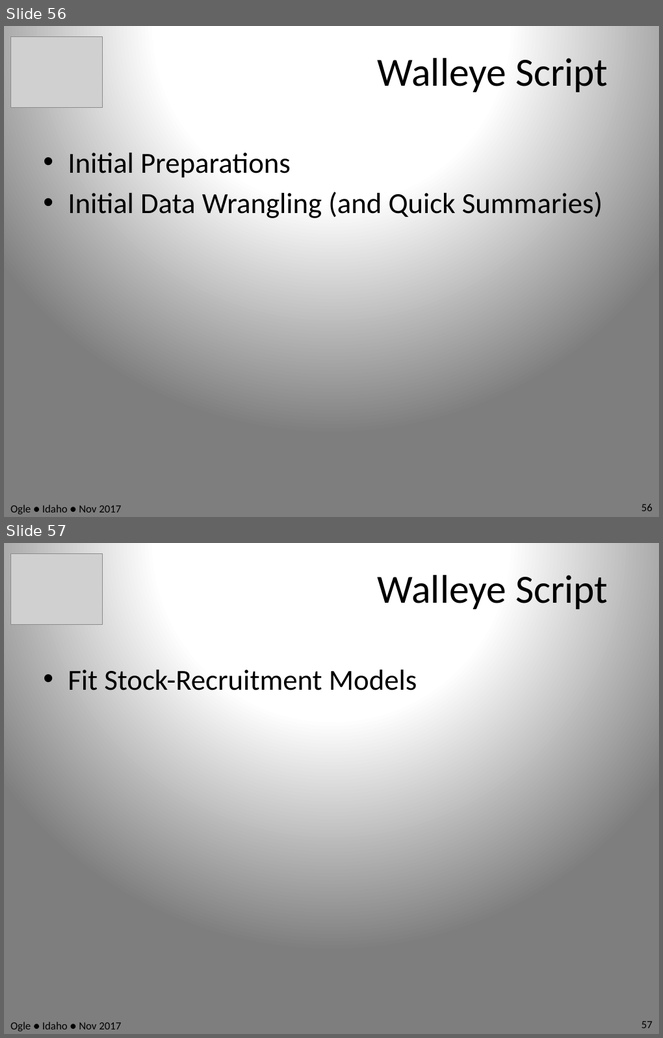
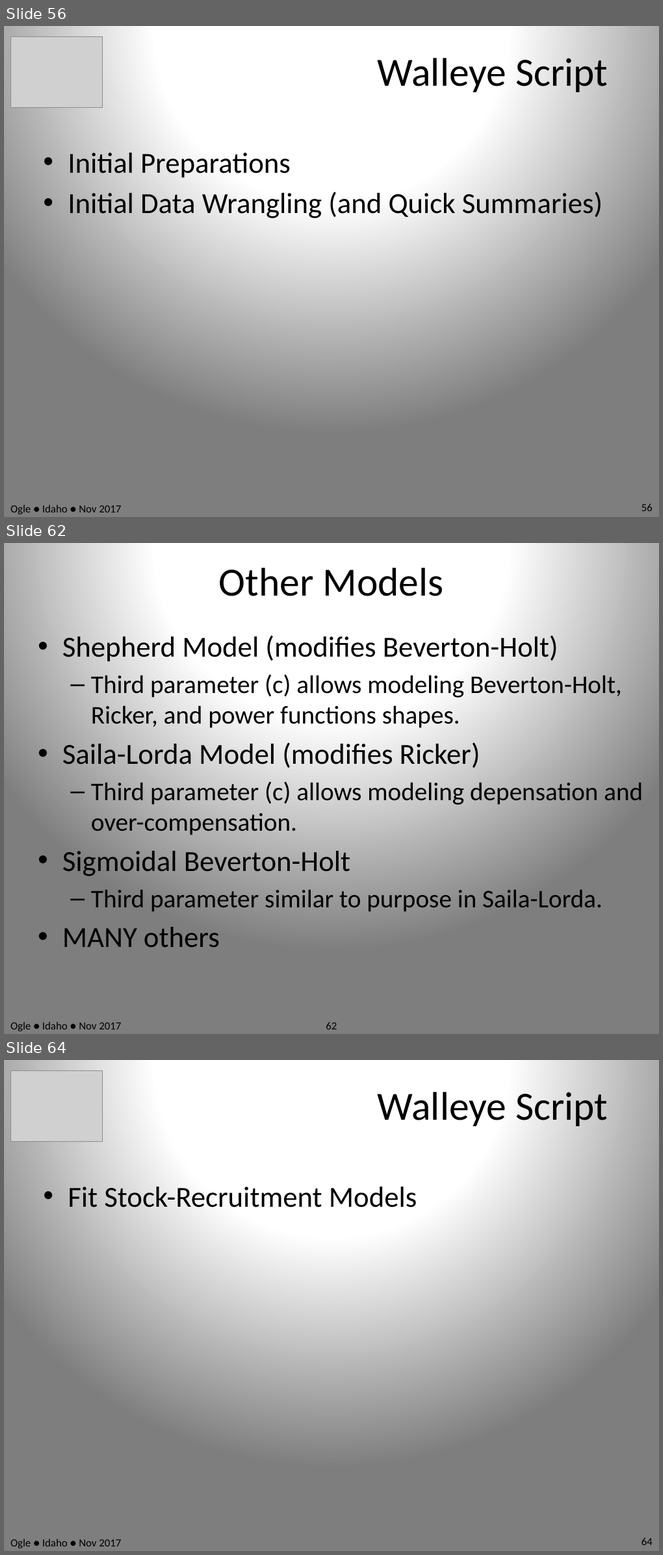
Before and after one commit to droglenc/RcourseIdaho2017, a slide deck: Slides.pptx. Shown one above the other, each under a label of ours: slides 56 and 57 before the commit, slides 56, 62 and 64 after it; the slides between them are not shown. The pictures are 663x1038 and 663x1555 pixels, drawn with LibreOffice and Linux fonts; fonts in the diff are those of the drawing; grey boxes stand for pictures. Boxes give left, top, right and bottom in pixels: in the first picture for what was removed or moved away, otherwise in the second. Text is boxed around its words. In the diff, an @@ line names an element or a change of style, - is before the commit and + after.

```diff
--- a/Slides.pptx
+++ b/Slides.pptx
@@ slide 62 added at [4,543,659,1034], background gradient #FEFEFE to #FFFFFF to #7F7F7F @@
@@ title added at [219,568,443,596], 44 pt, text #000000 @@
+Other Models
@@ text added at [62,635,643,947], 28 pt, text #000000 @@
+• Shepherd Model (modifies Beverton-Holt)
+  – Third parameter (c) allows modeling Beverton-Holt, Ricker, and power functions shapes.
+• Saila-Lorda Model (modifies Ricker)
+  – Third parameter (c) allows modeling depensation and over-compensation.
+• Sigmoidal Beverton-Holt
+  – Third parameter similar to purpose in Saila-Lorda.
+• MANY others
@@ text added at [10,1022,121,1032], 12 pt, text #000000 @@
+Ogle ● Idaho ● Nov 2017
@@ page number added at [326,1023,337,1030], 12 pt, text #000000 @@
+62
@@ what was slide 57 is now slide 64 @@
@@ page number at [642,1538,653,1546]: text changed @@
-57
+64
```
Also in this commit, not shown: 26 slides changed, 10 other slides added, 4 other files.
